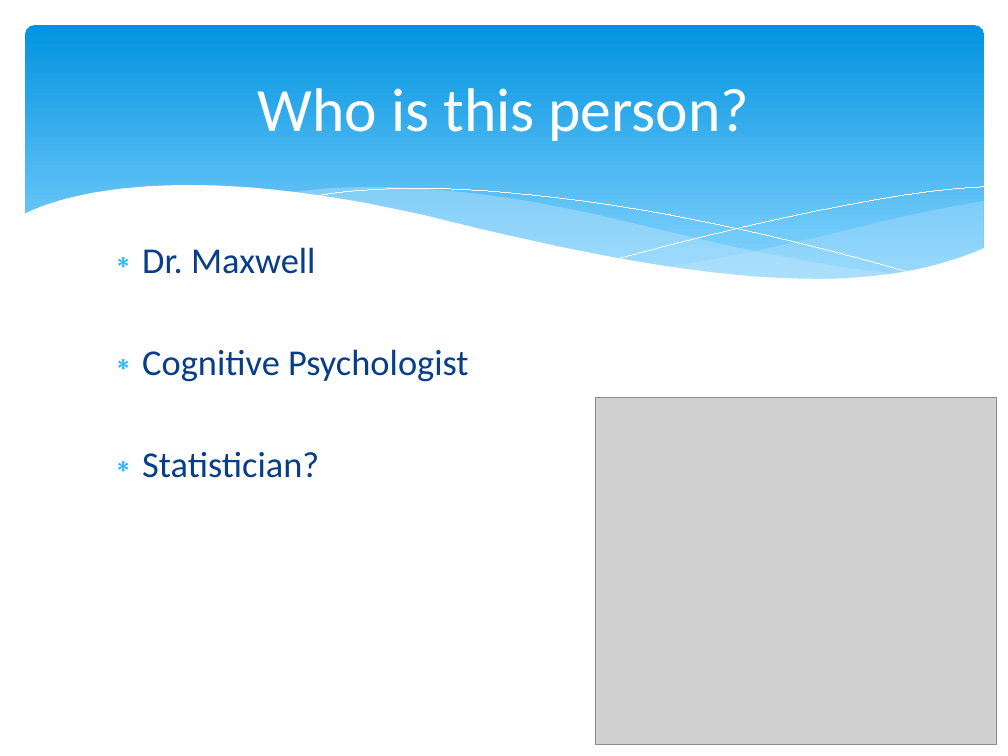
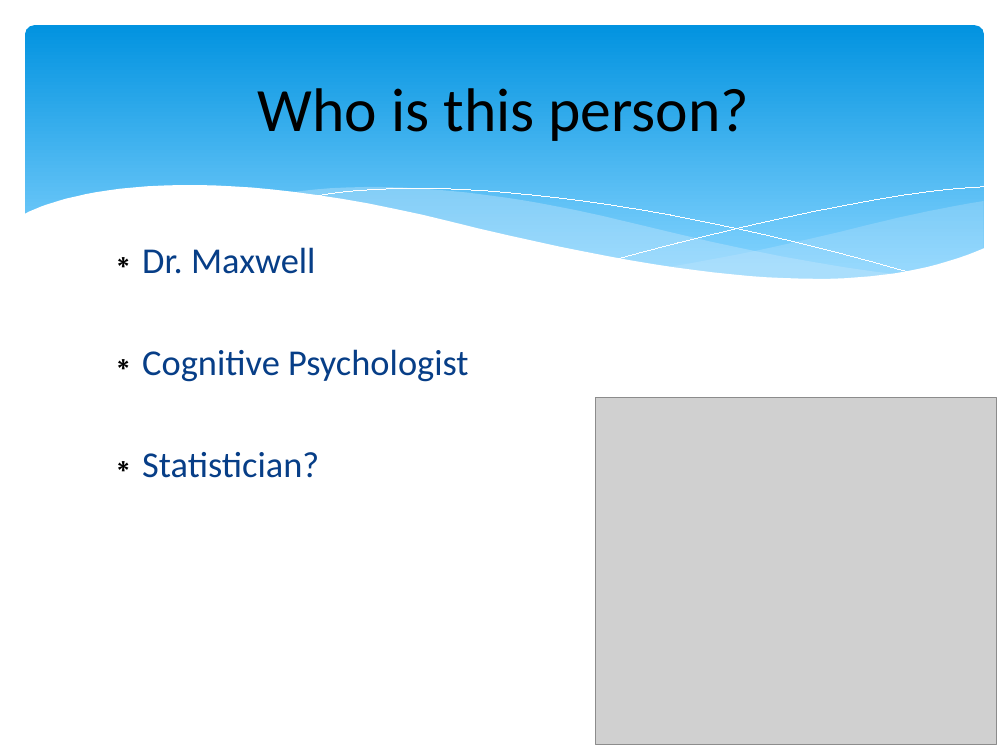
Before and after one commit to npm27/Teaching-Materials, a slide deck: slide 2 of Stats/Slides/0 First Day Info.pptx. Drawn at 1008x756 pixels with LibreOffice and Linux fonts; fonts in the diff are those of the drawing; grey boxes stand for pictures. Boxes give left, top, right and bottom in pixels: in the first picture for what was removed or moved away, otherwise in the second. Text is boxed around its words. In the diff, an @@ line names an element or a change of style, - is before the commit and + after.

```diff
--- a/Stats/Slides/0 First Day Info.pptx
+++ b/Stats/Slides/0 First Day Info.pptx
@@ title "Who is this person?" at box(258, 88, 749, 141): text colour #FFFFFF to #000000 @@
@@ text "Dr. Maxwell" at box(142, 247, 469, 478): bullet colour #31B6FD to #000000 @@
```
Also in this commit, not shown: 8 other slides changed, 14 other files.
